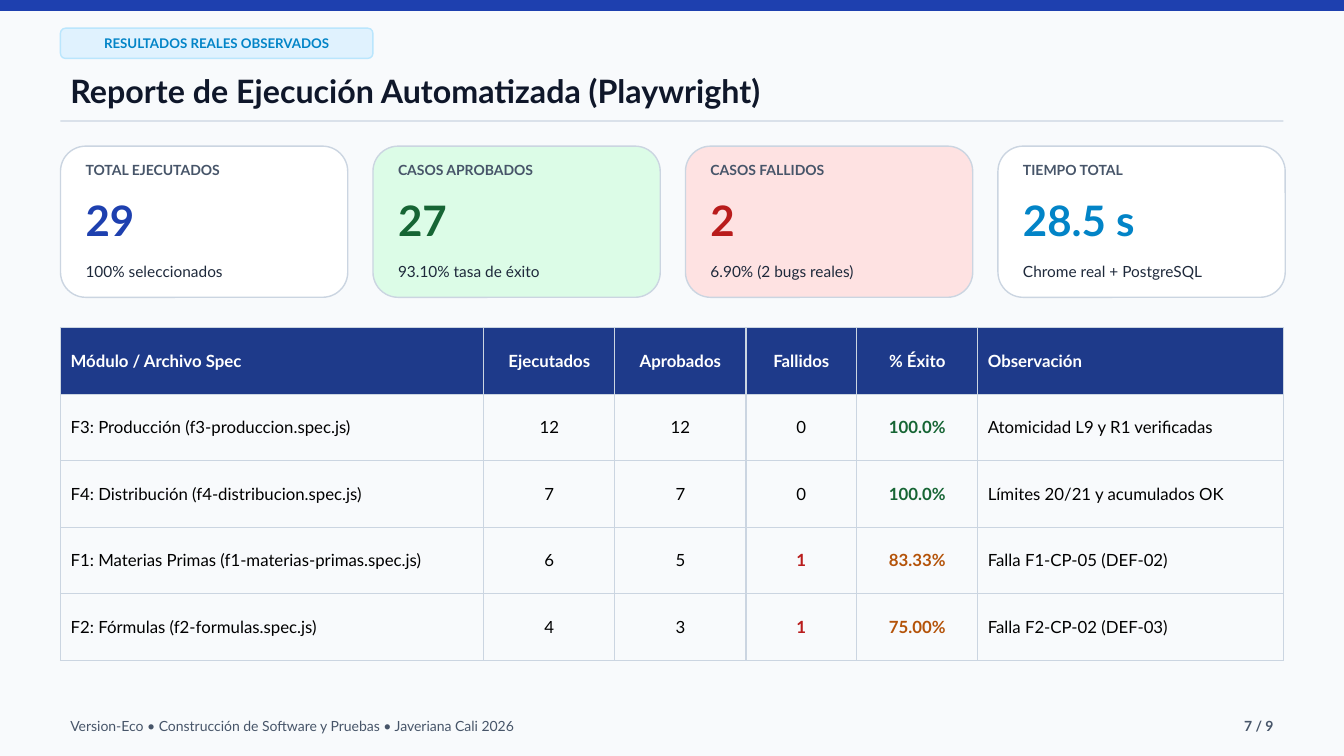
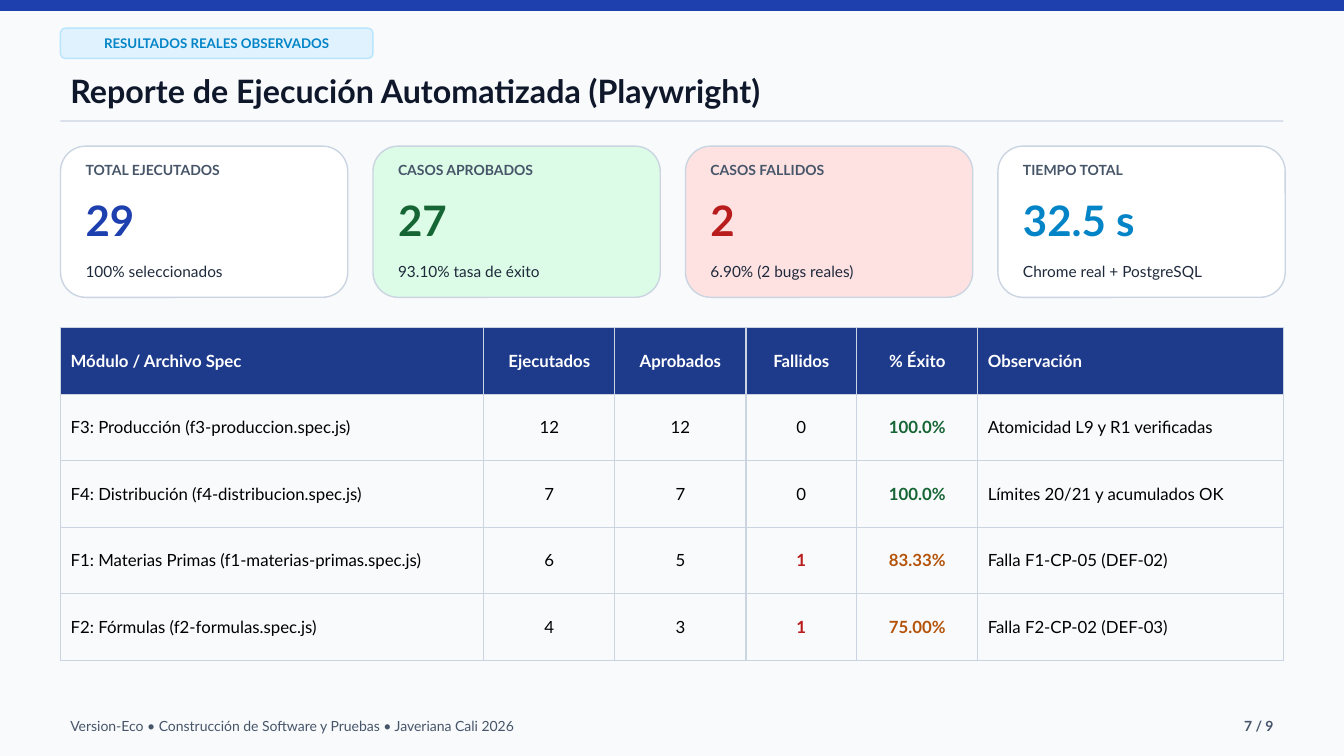
Before and after one commit to benjamin94773/Version_Eco-Project, a slide deck: slide 7 of Presentacion_Entrega2_Version_Eco.pptx. Drawn at 1344x756 pixels with LibreOffice and Linux fonts; fonts in the diff are those of the drawing. Boxes give left, top, right and bottom in pixels: in the first picture for what was removed or moved away, otherwise in the second. Text is boxed around its words. In the diff, an @@ line names an element or a change of style, - is before the commit and + after.

```diff
--- a/Presentacion_Entrega2_Version_Eco.pptx
+++ b/Presentacion_Entrega2_Version_Eco.pptx
@@ text at (1023,205,1134,237): text changed @@
-28.5 s
+32.5 s
```
Also in this commit, not shown: 3 other slides changed, 12 other files.
